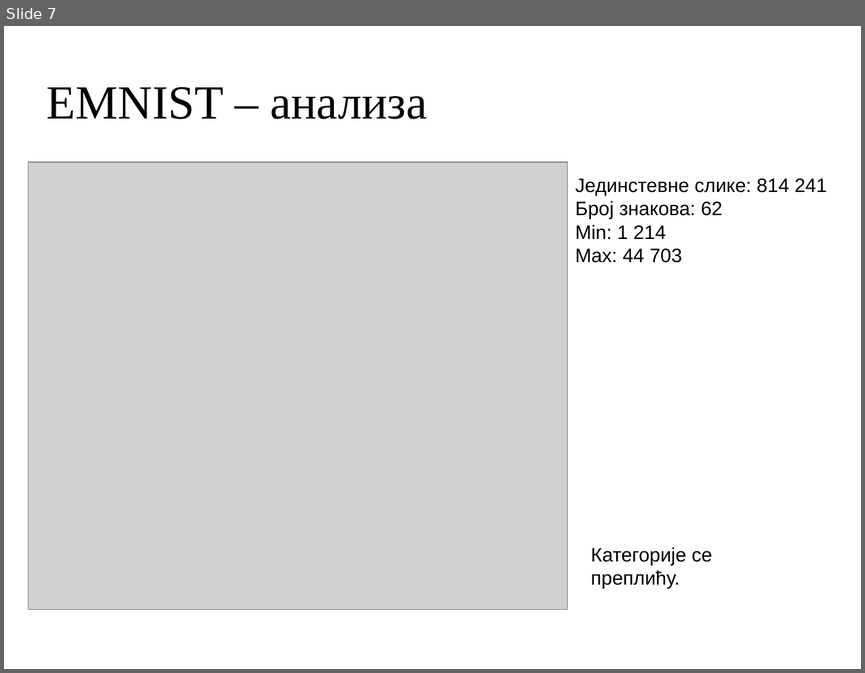
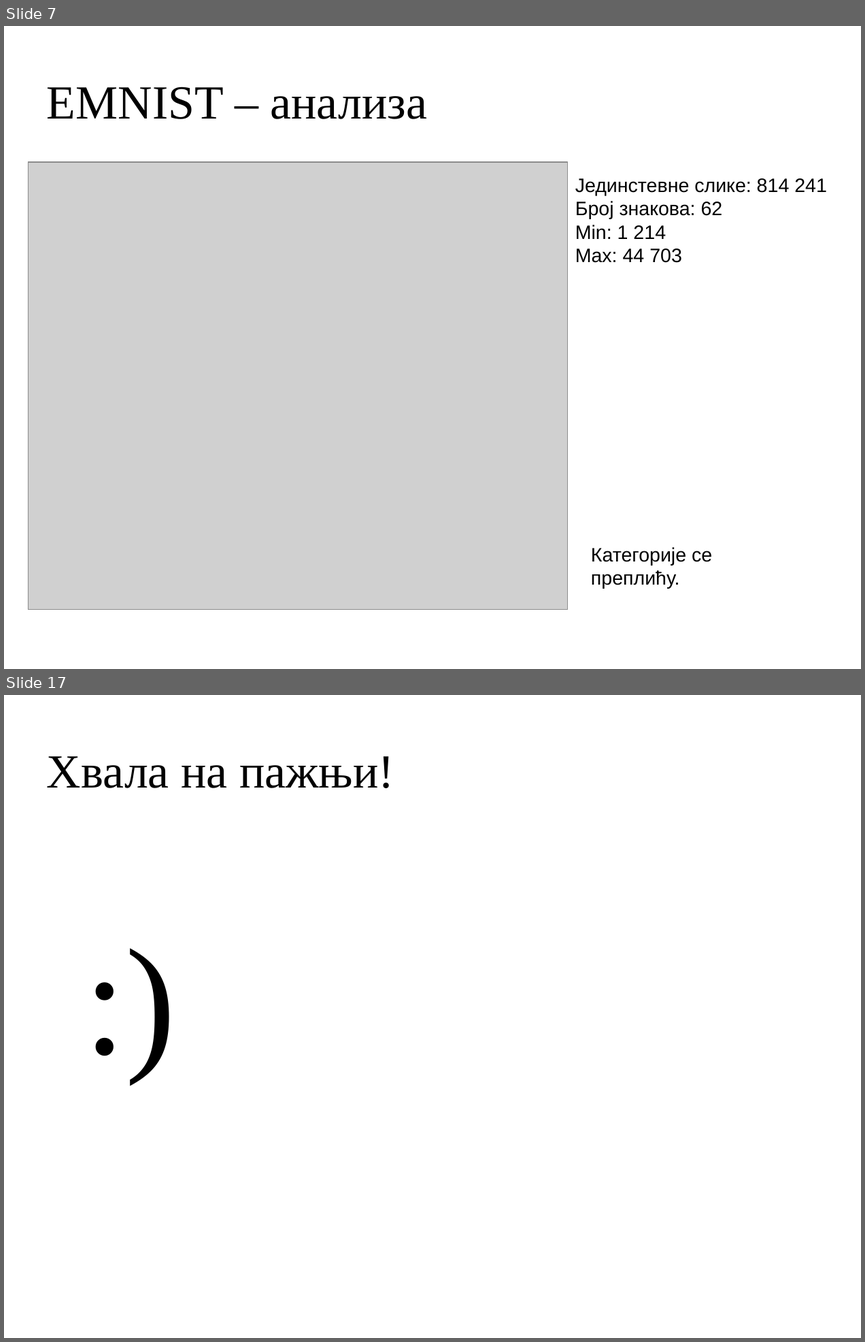
Before and after one commit to MihailoVukorep/mitnop_proj, a slide deck: docs/presentation.odp. Shown one above the other, each under a label of ours: slide 7 before the commit, slides 7 and 17 after it; the slides between them are not shown. The pictures are 865x673 and 865x1342 pixels, drawn with LibreOffice and Linux fonts; fonts in the diff are those of the drawing; grey boxes stand for pictures; background and template pictures are left out. Boxes give left, top, right and bottom in pixels: in the first picture for what was removed or moved away, otherwise in the second. Text is boxed around its words. In the diff, an @@ line names an element or a change of style, - is before the commit and + after.

```diff
--- a/docs/presentation.odp
+++ b/docs/presentation.odp
@@ slide 17 added at <box>4,695,861,1338</box>, background picture (left out) @@
@@ title added at <box>47,756,394,788</box>, 44 pt, text #000000 @@
+Хвала на пажњи!
@@ text added at <box>47,846,801,1218</box>, 140.6 pt, text #000000 @@
+:)
```
Also in this commit, not shown: 3 slides changed, 9 other slides added, 7 slides removed, 3 other files.
